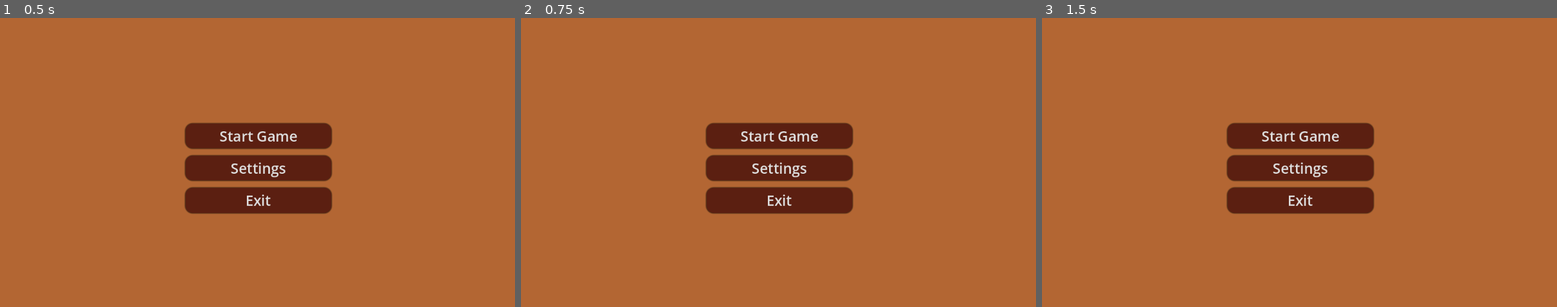
Above: before the commit, frames 1-3 (left to right).
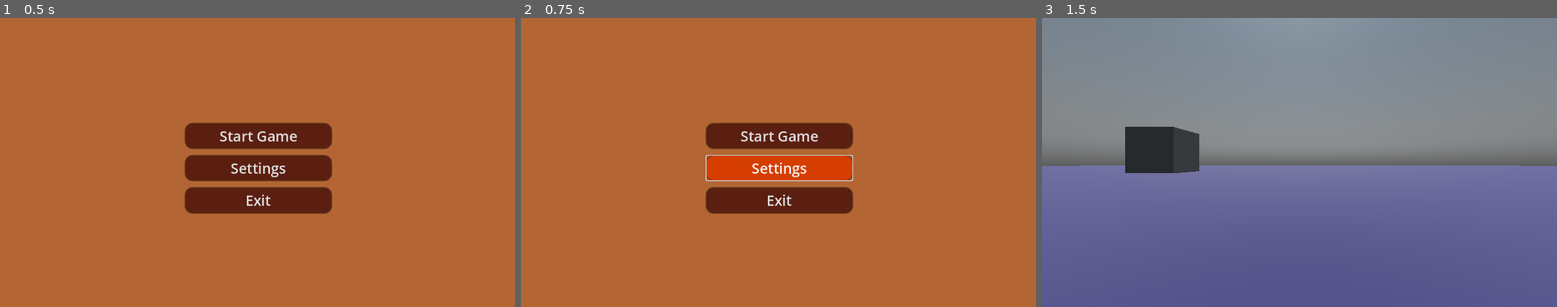
Above: after the commit, the same moments.

Repository: JMielbrecht/PizzaJam2025
Game: Godot game, scene res://main_menu.tscn
Same seed, same stepped clock (60 frames per second), same inputs: the game is played once before the commit and once after it. This scene is started directly instead of the project's main scene.
Inputs:
- Up to frame 1 (0.5 s): no input
- Up to frame 2 (0.75 s): click "Settings" at 0.5 s
- Up to frame 3 (1.5 s): click "Start Game" at 1.25 s

Frame 1 is identical in both runs. In frame 2, 2.6% of the frame differs, in the area x 35-65%, y 47-57%; in frame 3, 100%, in the area x 0-100%, y 0-100%.

Commit message:
merge "main" into "feature/main-menu"

Diff:
--- a/Scenes/Player3D.tscn
+++ b/Scenes/Player3D.tscn
@@ -1,6 +1,6 @@
 [gd_scene load_steps=6 format=3 uid="uid://bxx0rssmb5nc1"]
 
-[ext_resource type="Script" uid="uid://bd0fkp841mpyo" path="res://Player.gd" id="1_7mn4f"]
+[ext_resource type="Script" uid="uid://bd0fkp841mpyo" path="res://Scripts/Player.gd" id="1_7mn4f"]
 
 [sub_resource type="CapsuleMesh" id="CapsuleMesh_ythm3"]
 
--- a/Scenes/World.tscn
+++ b/Scenes/World.tscn
@@ -1,6 +1,6 @@
 [gd_scene load_steps=8 format=3 uid="uid://cgehjnd4s4njj"]
 
-[ext_resource type="PackedScene" uid="uid://bxx0rssmb5nc1" path="res://Player3D.tscn" id="1_c6gwx"]
+[ext_resource type="PackedScene" uid="uid://bxx0rssmb5nc1" path="res://Scenes/Player3D.tscn" id="1_c6gwx"]
 
 [sub_resource type="PhysicalSkyMaterial" id="PhysicalSkyMaterial_c6gwx"]
 
--- a/main_menu.gd
+++ b/main_menu.gd
@@ -12,12 +12,14 @@
 
 
 func _on_start_game_button_pressed() -> void:
+	print("changing scenes...")
 	get_tree().change_scene_to_file("res://Scenes/World.tscn")
 
 
 func _on_settings_button_pressed() -> void:
-	pass # Replace with function body.
+	print("get settings")
 
 
 func _on_exit_button_pressed() -> void:
-	pass # Replace with function body.
+	print("exit")
+	get_tree().quit()
--- a/main_menu.tscn
+++ b/main_menu.tscn
@@ -2,10 +2,13 @@
 
 [ext_resource type="Script" uid="uid://b84unjtsox6yy" path="res://main_menu.gd" id="1_06t4h"]
 
+[sub_resource type="StyleBoxFlat" id="StyleBoxFlat_rhts7"]
+bg_color = Color(0.701961, 0.4, 0.2, 1)
+
 [sub_resource type="SystemFont" id="SystemFont_rhts7"]
 
 [sub_resource type="StyleBoxFlat" id="StyleBoxFlat_06t4h"]
-bg_color = Color(0.482353, 0.121569, 0, 1)
+bg_color = Color(0.838663, 0.238649, 0, 1)
 corner_radius_top_left = 16
 corner_radius_top_right = 16
 corner_radius_bottom_right = 16
@@ -20,9 +23,6 @@
 corner_radius_bottom_left = 16
 shadow_size = 3
 
-[sub_resource type="StyleBoxFlat" id="StyleBoxFlat_rhts7"]
-bg_color = Color(0.701961, 0.4, 0.2, 1)
-
 [node name="MainMenu" type="Control"]
 layout_mode = 3
 anchors_preset = 15
@@ -31,6 +31,16 @@
 grow_horizontal = 2
 grow_vertical = 2
 script = ExtResource("1_06t4h")
+
+[node name="Panel" type="Panel" parent="."]
+z_index = -1
+layout_mode = 1
+anchors_preset = 15
+anchor_right = 1.0
+anchor_bottom = 1.0
+grow_horizontal = 2
+grow_vertical = 2
+theme_override_styles/panel = SubResource("StyleBoxFlat_rhts7")
 
 [node name="VBoxContainer" type="VBoxContainer" parent="."]
 layout_mode = 1
@@ -75,16 +85,6 @@
 theme_override_styles/normal = SubResource("StyleBoxFlat_7vrkn")
 text = "Exit"
 
-[node name="Panel" type="Panel" parent="."]
-z_index = -1
-layout_mode = 1
-anchors_preset = 15
-anchor_right = 1.0
-anchor_bottom = 1.0
-grow_horizontal = 2
-grow_vertical = 2
-theme_override_styles/panel = SubResource("StyleBoxFlat_rhts7")
-
 [connection signal="pressed" from="VBoxContainer/StartGameButton" to="." method="_on_start_game_button_pressed"]
 [connection signal="pressed" from="VBoxContainer/SettingsButton" to="." method="_on_settings_button_pressed"]
 [connection signal="pressed" from="VBoxContainer/ExitButton" to="." method="_on_exit_button_pressed"]
